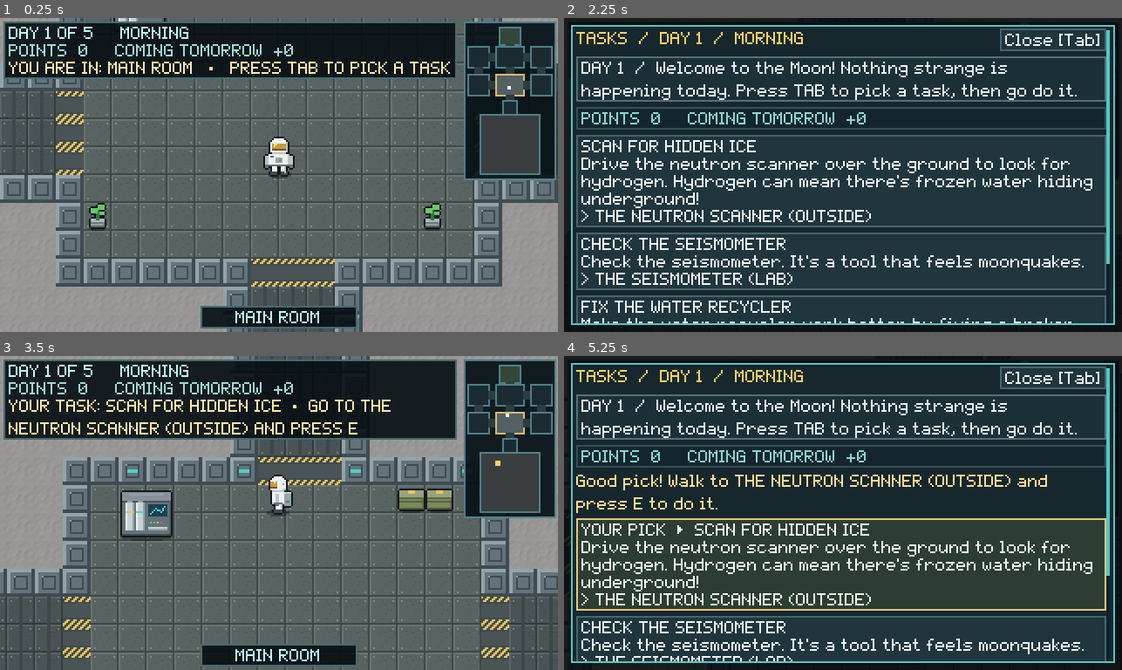
Above: before the commit, frames 1-4 (two rows, left to right).
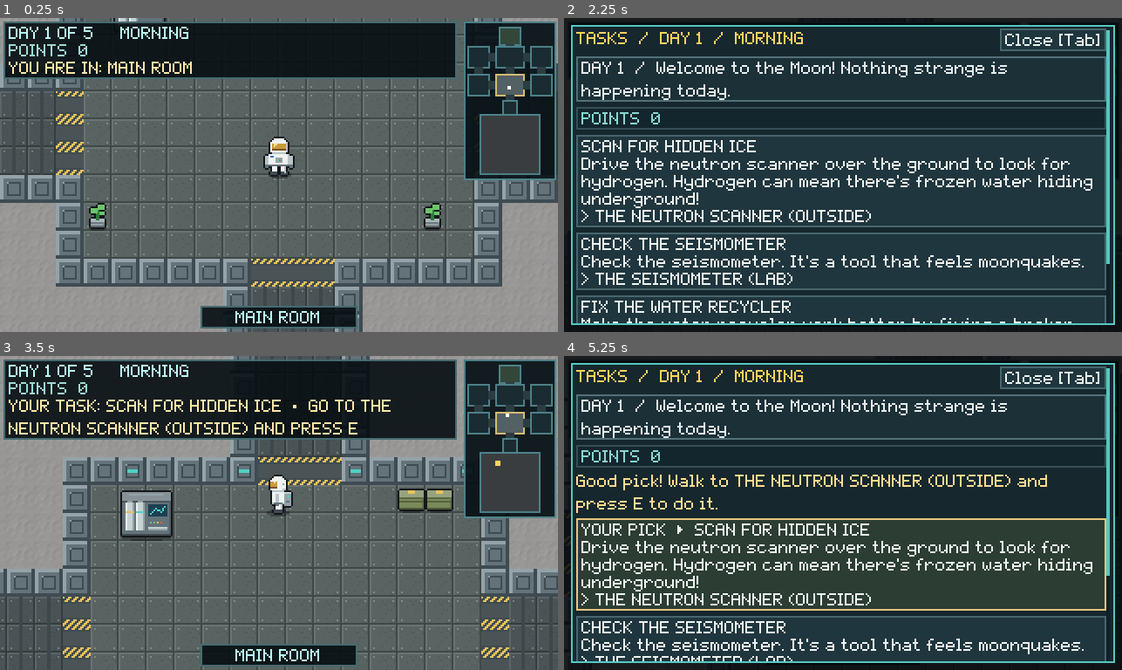
Above: after the commit, the same moments.

Repository: rahejaarya/WAAVES
Game: Godot game, scene res://scenes/main.tscn
Two runs of this game, one before a commit and one after it. Both use one fixed random seed, a clock stepped at 60 frames per second and the inputs below.
Inputs:
- Up to frame 1 (0.25 s): no input
- Up to frame 2 (2.25 s): tap Enter at 0.5 s; hold E (interact) 0.53-1.28 s; hold W (move_up) 0.53-2.03 s; tap E (interact) at 1.35 s; hold A (move_left) from 2.03 s (still down); hold E (interact) from 2.03 s (still down); tap Tab (task_board) at 2.1 s
- Up to frame 3 (3.5 s): release A (move_left) at 2.75 s; release E (interact) at 2.75 s; click "SCAN FOR HIDDEN ICE Drive the…" at 2.75 s
- Up to frame 4 (5.25 s): tap Space at 3.5 s; hold A (move_left) 3.53-4.28 s; tap E (interact) at 3.6 s; hold S (move_down) 4.28-5.03 s; hold E (interact) 4.28-5.03 s; hold D (move_right) from 5.03 s (still down); tap Tab (task_board) at 5.1 s

The runs differ from the first frame. In frame 1, 0.9% of the frame differs, in the area x 20-81%, y 8-18%; in frame 2, 1.1%, in the area x 22-92%, y 21-34%; in frame 3, 0.4%; in frame 4, 1.1%.

Commit message:
Points right away; no Tab prompts; machines need a picked task
- Every task gives its points as soon as it's done. "Coming tomorrow" is
  gone from the HUD, the task board, task results and How to Play.
- Removed the "press Tab to pick a task" prompts from machine hints, the
  status bar and the Day 1 message.
- Pressing E at a machine with no task picked does nothing (no menu).

Co-Authored-By: Claude Opus 5.5 <noreply@anthropic.com>

Diff:
--- a/scripts/campaign.gd
+++ b/scripts/campaign.gd
@@ -4,7 +4,7 @@
 # Every time slot offers up to three choices, referred to as Day.Slot.Choice
 # (for example 1.1.3). Picking a choice on the task board pins it; the player then
 # walks to that choice's machine and presses E to carry it out. Points marked
-# "next day" are credited when the next day starts (after sleeping).
+# Points are given as soon as the task is done.
 
 const LAST_DAY := 5
 const POWER_CATEGORY := "power"
@@ -15,7 +15,6 @@
 var day := 1
 var slot := 1
 var score := 0
-var pending_score := 0
 var power_picks := 0
 var filters_inspected := false
 var filters_cleaned := false
@@ -89,7 +88,7 @@
 	if not is_instance_valid(status_label) or not is_instance_valid(player):
 		return
 	status_label.text = "BEDTIME  /  DAY %d OF %d" % [day, LAST_DAY] if awaiting_bed else "DAY %d OF %d     %s" % [day, LAST_DAY, "MORNING" if slot == 1 else "AFTERNOON"]
-	score_label.text = "POINTS  %d     COMING TOMORROW  +%d" % [score, pending_score]
+	score_label.text = "POINTS  %d" % score
 	if ended:
 		banner_label.text = "GAME OVER" if final_status.begins_with("GAME OVER") else "YOU MADE IT!"
 		return
@@ -102,7 +101,7 @@
 		banner_label.text = "DONE FOR TODAY  •  FIND A BED AND PRESS E TO SLEEP"
 	else:
 		var place: String = get_parent().call("_room_title", get_parent().call("_room_id_at_player"))
-		banner_label.text = "YOU ARE IN: %s   •   PRESS TAB TO PICK A TASK" % place
+		banner_label.text = "YOU ARE IN: %s" % place
 	deadline_label.text = _deadline_text()
 	var alert_color := Color("#9ce4cf")
 	if deadline_label.text.begins_with("CRITICAL"):
@@ -161,7 +160,7 @@
 		return "%s  •  DONE FOR TODAY, GO TO BED" % here
 	if not pinned.is_empty():
 		return "%s  •  YOUR TASK IS AT %s" % [here, _station_name(str(pinned["station"]))]
-	return "%s  •  PRESS TAB TO PICK A TASK" % here
+	return here
 
 
 func interact_with_station(station_id: String) -> void:
@@ -174,11 +173,8 @@
 	if awaiting_bed:
 		return
 	var pinned := get_pinned_action()
-	if pinned.is_empty():
-		outcome_label.text = "Pick a task first. Then go to its machine and press E."
-		_set_board_open(true)
-		return
-	if str(pinned["station"]) == station_id:
+	# No task picked: nothing happens (no menu pops up).
+	if not pinned.is_empty() and str(pinned["station"]) == station_id:
 		_start_action(pinned)
 
 
@@ -233,7 +229,7 @@
 	if not is_instance_valid(modal_title):
 		return
 	modal_title.text = ("%s%s" % [_code_prefix(current_action), str(current_action.get("short", "TASK")).to_upper()]) if active else ("TASKS  /  DAY %d  /  %s" % [day, "MORNING" if slot == 1 else "AFTERNOON"])
-	resource_label.text = "POINTS  %d     COMING TOMORROW  +%d" % [score, pending_score]
+	resource_label.text = "POINTS  %d" % score
 	event_label.text = "BEDTIME  /  You're done for today! Go to a bed and press E to sleep. Tomorrow is Day %d." % (day + 1) if awaiting_bed else _event_text()
 	event_label.get_parent().visible = not active
 	resource_label.get_parent().visible = not active
@@ -856,13 +852,8 @@
 	if str(action.get("category", "")) == POWER_CATEGORY:
 		power_picks += 1
 	var points := int(action["points"])
-	var when := str(action["when"])
-	choice_log.append("%sDay %d %s: %s  —  %s" % [_code_prefix(action), day, "morning" if slot == 1 else "afternoon", str(action["short"]), _points_text(points, when)])
-	if points != 0:
-		if when == "next":
-			pending_score += points
-		else:
-			score += points
+	choice_log.append("%sDay %d %s: %s  —  %s" % [_code_prefix(action), day, "morning" if slot == 1 else "afternoon", str(action["short"]), _points_text(points)])
+	score += points  # always right away
 	match action_id:
 		"inspect_filters":
 			filters_inspected = true
@@ -923,17 +914,13 @@
 	day += 1
 	slot = 1
 	var wake_notes: Array[String] = []
-	if pending_score != 0:
-		wake_notes.append("You got +%d points from yesterday's work." % pending_score)
-		score += pending_score
-		pending_score = 0
 	if day == 3 and water_offered and not water_checked:
 		score -= 1
 		wake_notes.append("Nobody checked the water tanks, so you lost 1 point.")
 	if day == 4 and not filters_cleaned:
 		_game_over("The moon dust in the air filters was never cleaned. Overnight it got into the air you breathe.", "Pick 'Check the air filters' on Day 2, then 'Clean the moon dust' on Day 3.")
 		return
-	outcome_label.text = "Good morning! It's Day %d.  %s" % [day, " ".join(wake_notes)]
+	outcome_label.text = ("Good morning! It's Day %d.  %s" % [day, " ".join(wake_notes)]).strip_edges()
 	_prepare_slot()
 	_set_board_open(true)
 
@@ -1105,10 +1092,10 @@
 	return "[%s]  " % str(action["code"])
 
 
-func _points_text(points: int, when: String) -> String:
+func _points_text(points: int) -> String:
 	if points == 0:
 		return "no points"
-	return "+%d points%s" % [points, " (the next day)" if when == "next" else ""]
+	return "+%d points" % points
 
 
 func _station_name(station_id: String) -> String:
@@ -1136,7 +1123,7 @@
 func _event_text() -> String:
 	match day:
 		1:
-			return "DAY 1  /  Welcome to the Moon! Nothing strange is happening today. Press TAB to pick a task, then go do it."
+			return "DAY 1  /  Welcome to the Moon! Nothing strange is happening today."
 		2:
 			return "UH OH!  Moon dust is stuck in the air filters in the airlock!"
 		3:
@@ -1196,7 +1183,7 @@
 
 
 func _manual_text() -> String:
-	return "[color=#ffd35c]HOW TO PLAY[/color]\n\n[color=#ffd35 …(386 unchanged characters)… oints[/color]\nTasks can earn you points. Some points come right away, and some come the next morning. You won't know what a task does until  …(503 unchanged characters)…
+	return "[color=#ffd35c]HOW TO PLAY[/color]\n\n[color=#ffd35 …(386 unchanged characters)… oints[/color]\nTasks can earn you points, and you get them as soon as the task is done. You won't know what a task does until  …(503 unchanged characters)…
 
 
 func _final_tally() -> String:
@@ -1219,9 +1206,6 @@
 func _win_campaign() -> void:
 	ended = true
 	active = false
-	if pending_score != 0:
-		score += pending_score
-		pending_score = 0
 	final_won = true
 	final_reason = "You stayed safe on the Moon for all 5 days. Great job!"
 	final_tip = ""
